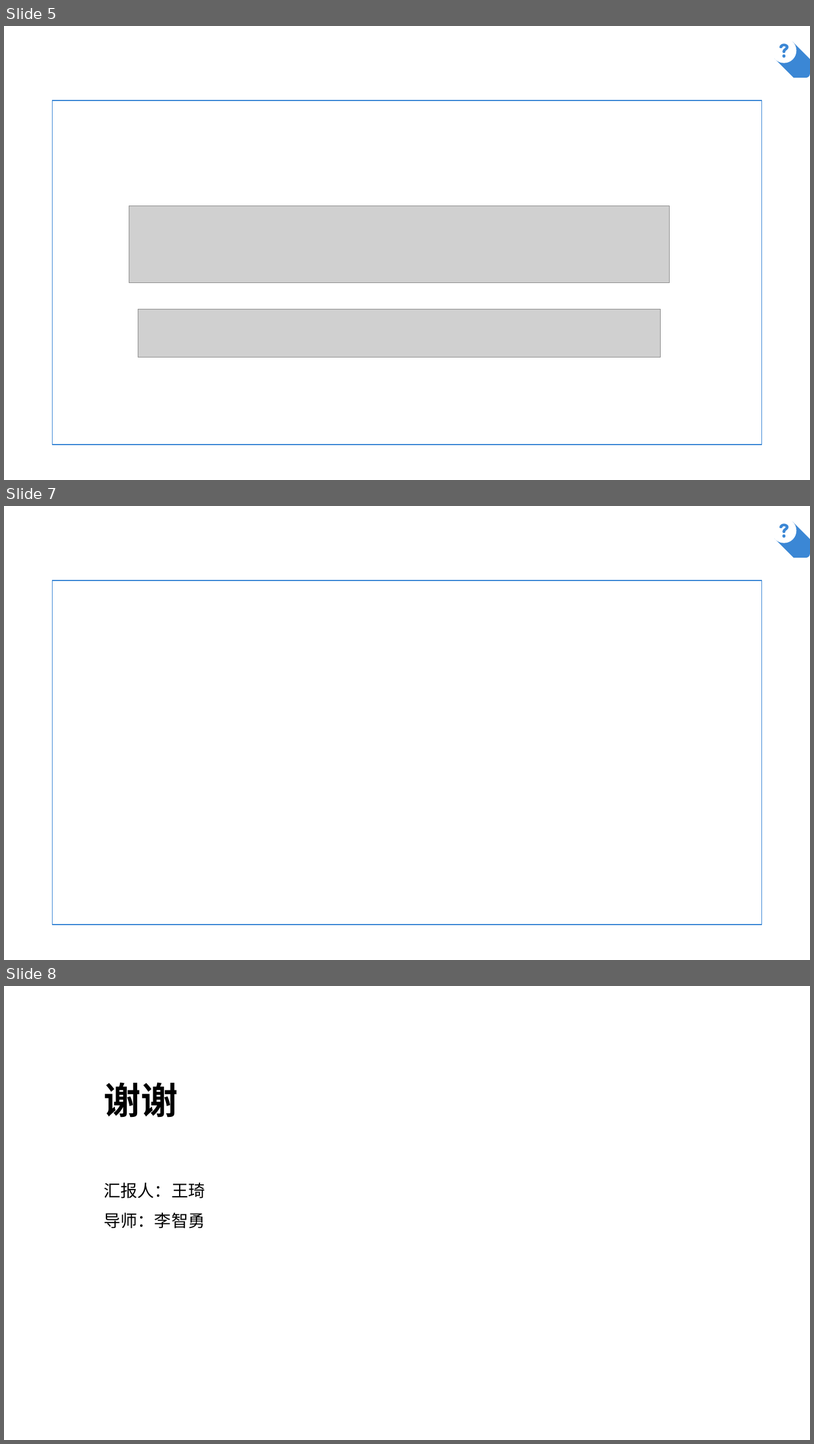
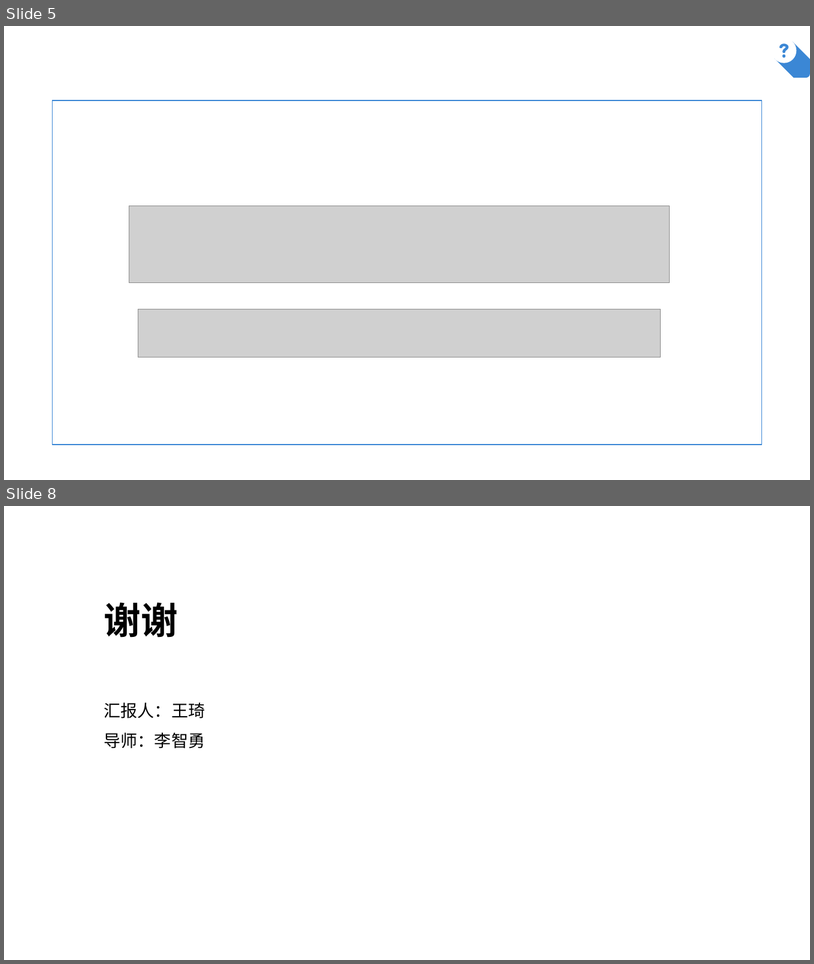
Before and after one commit to AlfredChiang/Mobile-Edge-Computing, a slide deck: Folo Latency andQuality Optimized Task Allocation in Vehicular Fog Computing/2018-11-20.pptx. Shown one above the other, each under a label of ours: slides 5, 7 and 8 before the commit, slides 5 and 8 after it; the slides between them are not shown. The pictures are 814x1444 and 814x964 pixels, drawn with LibreOffice and Linux fonts; fonts in the diff are those of the drawing; grey boxes stand for pictures; background and template pictures are left out. Boxes give left, top, right and bottom in pixels: in the first picture for what was removed or moved away, otherwise in the second. Text is boxed around its words. In the diff, an @@ line names an element or a change of style, - is before the commit and + after.

```diff
--- a/Folo Latency andQuality Optimized Task Allocation in Vehicular Fog Computing/2018-11-20.pptx
+++ b/Folo Latency andQuality Optimized Task Allocation in Vehicular Fog Computing/2018-11-20.pptx
@@ slide 7 removed at (x1=4, y1=506, x2=810, y2=960), background picture (left out) @@
@@ line removed from (755, 555) to (755, 513) @@
@@ freeform shape removed at (x1=772, y1=518, x2=797, y2=543) @@
@@ freeform shape removed at (x1=776, y1=522, x2=810, y2=558) @@
@@ parallelogram removed at (x1=53, y1=580, x2=762, y2=925) @@
```
Also in this commit, not shown: 1 slide changed, 1 slide added.
